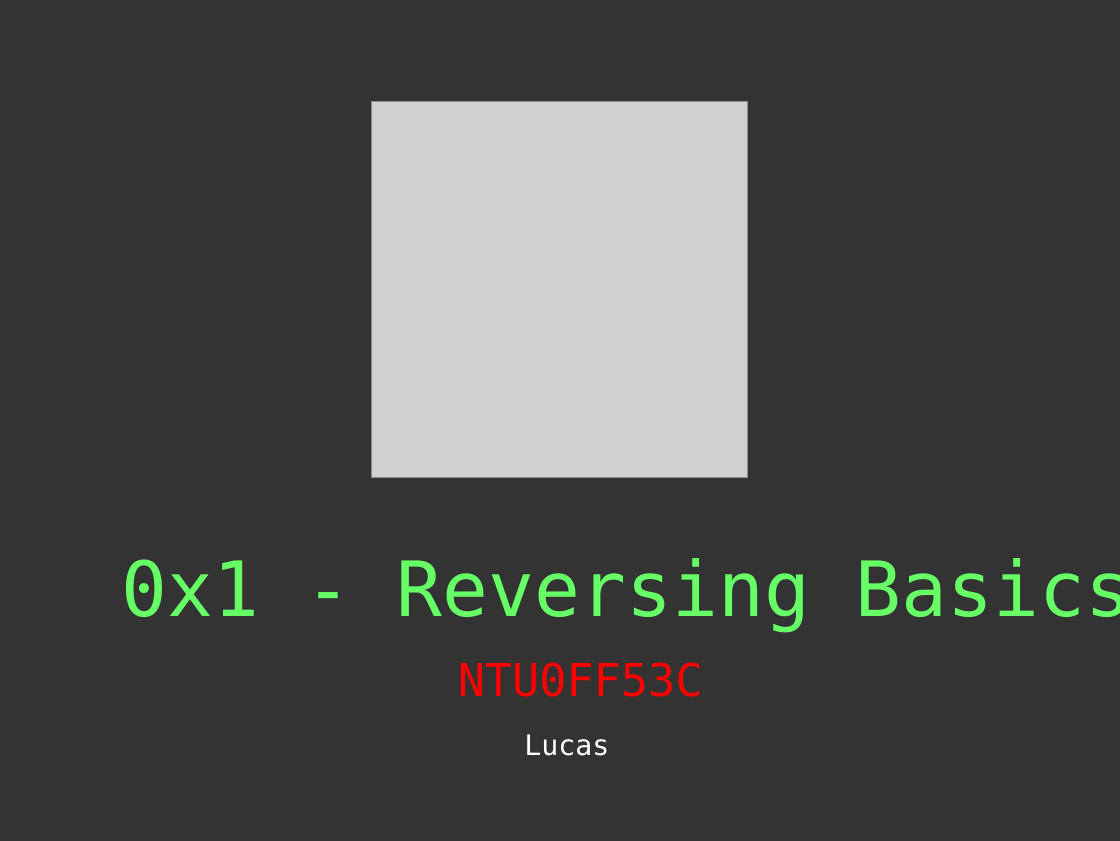
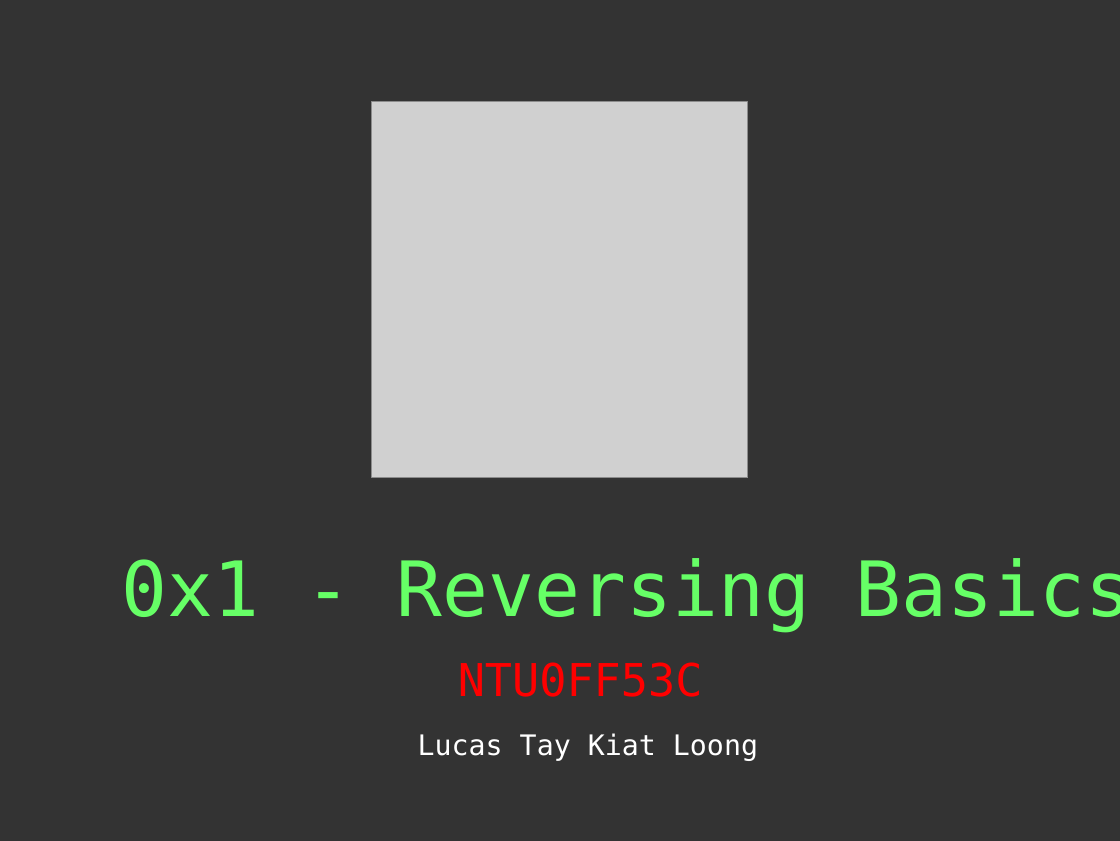
Before and after one commit to cExplr/Reversing_Basics, a slide deck: slide 1 of reversingBasics.odp. Drawn at 1120x841 pixels with LibreOffice and Linux fonts; fonts in the diff are those of the drawing; grey boxes stand for pictures. Boxes give left, top, right and bottom in pixels: in the first picture for what was removed or moved away, otherwise in the second. Text is boxed around its words. In the diff, an @@ line names an element or a change of style, - is before the commit and + after.

```diff
--- a/reversingBasics.odp
+++ b/reversingBasics.odp
@@ text at <box>418,733,758,761</box>: text changed @@
-Lucas
+Lucas Tay Kiat Loong
```
Also in this commit, not shown: 2 other slides changed, 35 slides added, 1 slide removed, 15 other files.
